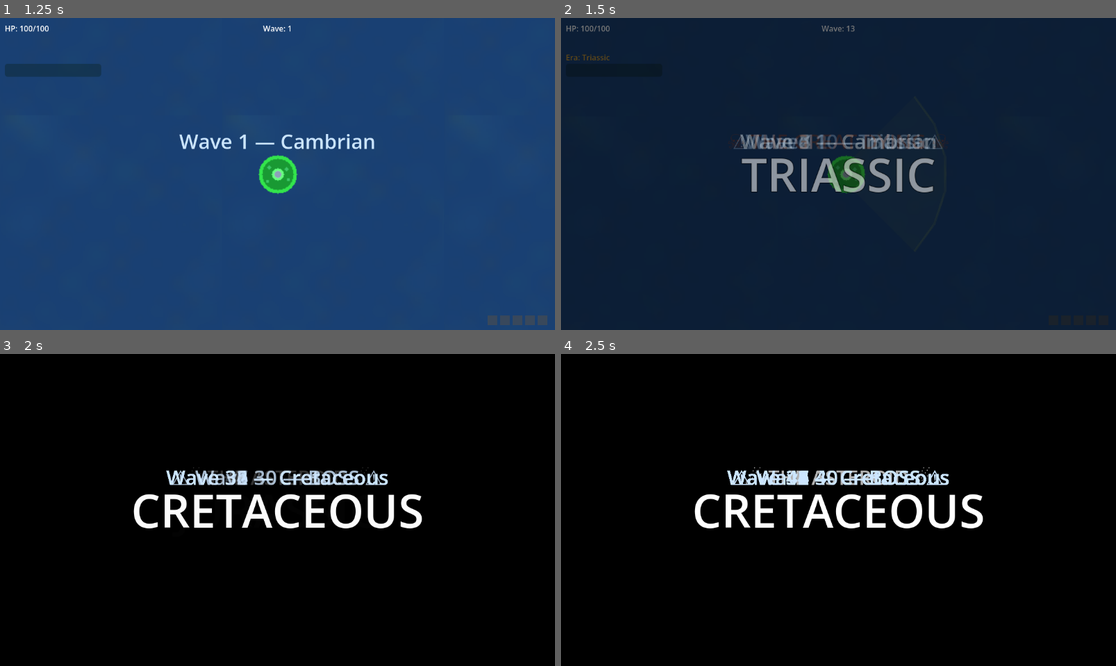
Above: before the commit, frames 1-4 (two rows, left to right).
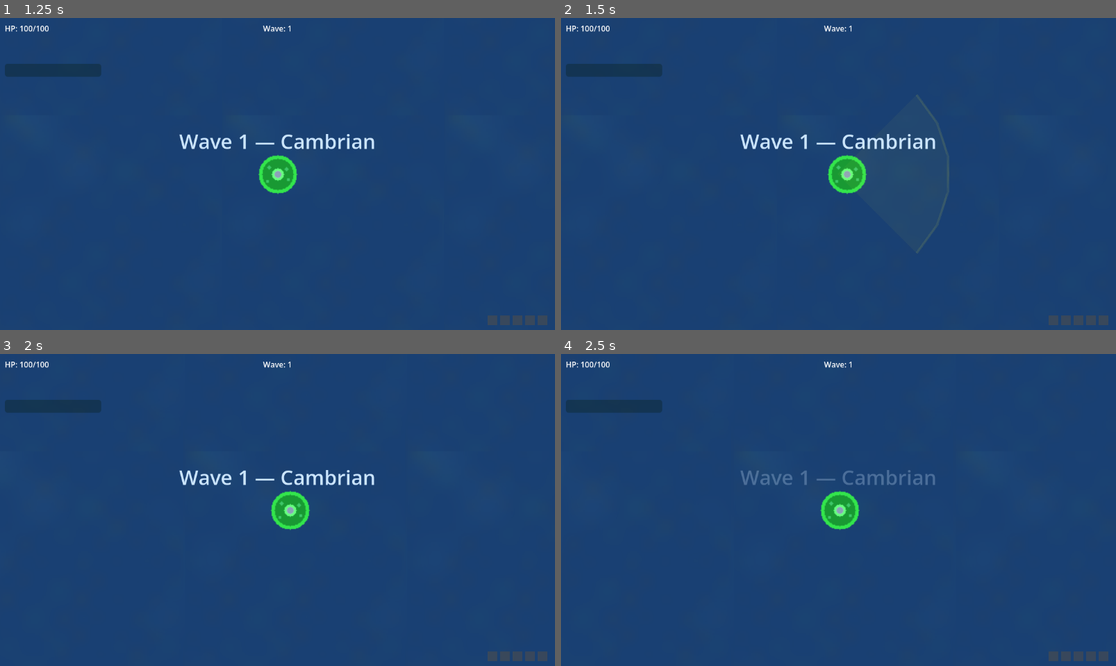
Above: after the commit, the same moments.

Repository: Yaikuza/battle_cell
Game: Godot game, scene res://Scenes/Menu.tscn
Same seed, same stepped clock (60 frames per second), same inputs: the game is played once before the commit and once after it.
Inputs (mouse positions are in pixels of both pictures, inside the frame that each line leads up to):
- Up to frame 1 (1.25 s): click "PLAY" at 0.5 s
- Up to frame 2 (1.5 s): tap Enter (ui_accept) at 1.25 s; move the mouse to (960, 158) at 1.27 s; hold D (move_right) from 1.28 s (still down); hold M from 1.28 s (still down); click (960, 158) at 1.42 s
- Up to frame 3 (2 s): keep holding D (move_right); keep holding M; tap Enter (ui_accept) at 1.52 s
- Up to frame 4 (2.5 s): release D (move_right) at 2 s; release M at 2 s; drag from (727, 525) to (849, 510) at 2.02 s

Frame 1 is identical in both runs. In frame 2, 100% of the frame differs, in the area x 0-100%, y 0-100%; in frame 3, 100%; in frame 4, 100%.

Commit message:
Remove M-key wave skip; set debug panel layer to 128 (always on top)

Diff:
--- a/godot/core/DebugConsole.gd
+++ b/godot/core/DebugConsole.gd
@@ -139,11 +139,10 @@
 	_panel = _build_panel()
 	if _panel:
 		root.add_child(_panel)
-		_panel.set_anchors_and_offsets_preset(Control.PRESET_TOP_LEFT)
 
 func _build_panel() -> Control:
 	var layer = CanvasLayer.new()
-	layer.layer = 1
+	layer.layer = 128
 	var panel = Panel.new()
 	panel.size = Vector2(300, 260)
 	panel.position = Vector2(10, 10)
--- a/godot/managers/GameManager.gd
+++ b/godot/managers/GameManager.gd
@@ -117,9 +117,6 @@
 	EventBus.wave_changed.emit(wave)
 
 func _process(delta: float) -> void:
-	if OS.is_debug_build() and Input.is_key_pressed(KEY_M) and not game_over:
-		print_rich("[color=yellow][DEBUG-M] wave=%d alive=%d[/color]" % [wave, enemies_alive])
-		start_next_wave()
 	if not game_over:
 		elapsed_time += delta
 	if extinction_active:
